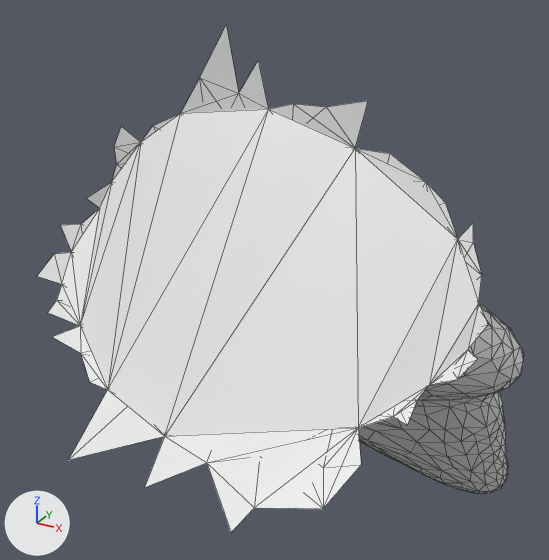
The glTF model generated_data/test/test_segmented_hybrid/shark_dec/right_pectoral_fin.glb: old version first, new version second.
The view is the same before and after, from a 50 mm lens placed at (-0.175, -0.091, 0.013), pointed at (-0.312, 0.158, -0.111). Every picture has the same lights, and +X, +Y and +Z are marked at lower left. The first picture is the older version. Mesh edges are drawn as thin lines. Where no turn or scale is listed for an object, it has been applied to the vertices.

Names of what the first picture shows: 'geometry_0'.
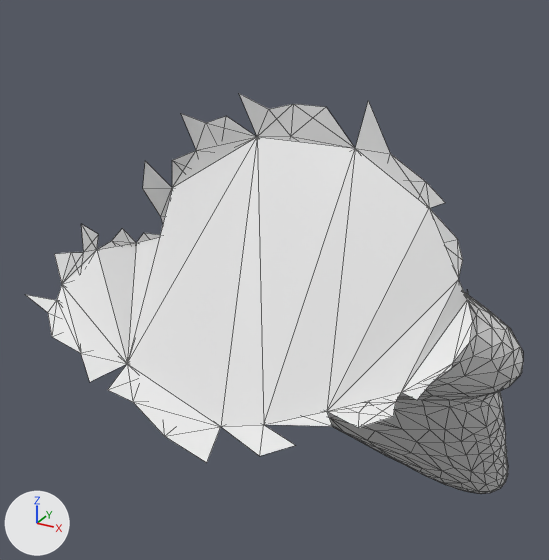
What differs and where, as boxes (x1, y1, x2, y2) in the pictures (549 x 560 px):
'geometry_0', reshaped (21% shorter)
    before: (37, 25, 523, 532)
    after: (26, 93, 523, 494)
part 1 of me_geometry_0, cut back
    before: (37, 25, 488, 532)
    after: (26, 101, 476, 436)

The edits, one by one:
me_geometry_0 is used by ob_geometry_0; location (0.0, 0.0, 0.0).
me_geometry_0 had 693 vertices, 1369 faces and spanned x -0.381..-0.209, y 0.052..0.26, z -0.255..-0.01.
me_geometry_0 now has 662 vertices, 1306 faces and spans x -0.382..-0.209, y 0.069..0.26, z -0.255..-0.031.
Part 1, on me_geometry_0:
32 vertices are removed from x -0.381..-0.216, y 0.052..0.136, z -0.14..-0.01.
119 faces are deleted.
1 vertex is added at (-0.382, 0.091, -0.106).
56 new faces join them.
Other edits to the shape of me_geometry_0 do not show in these pictures.
